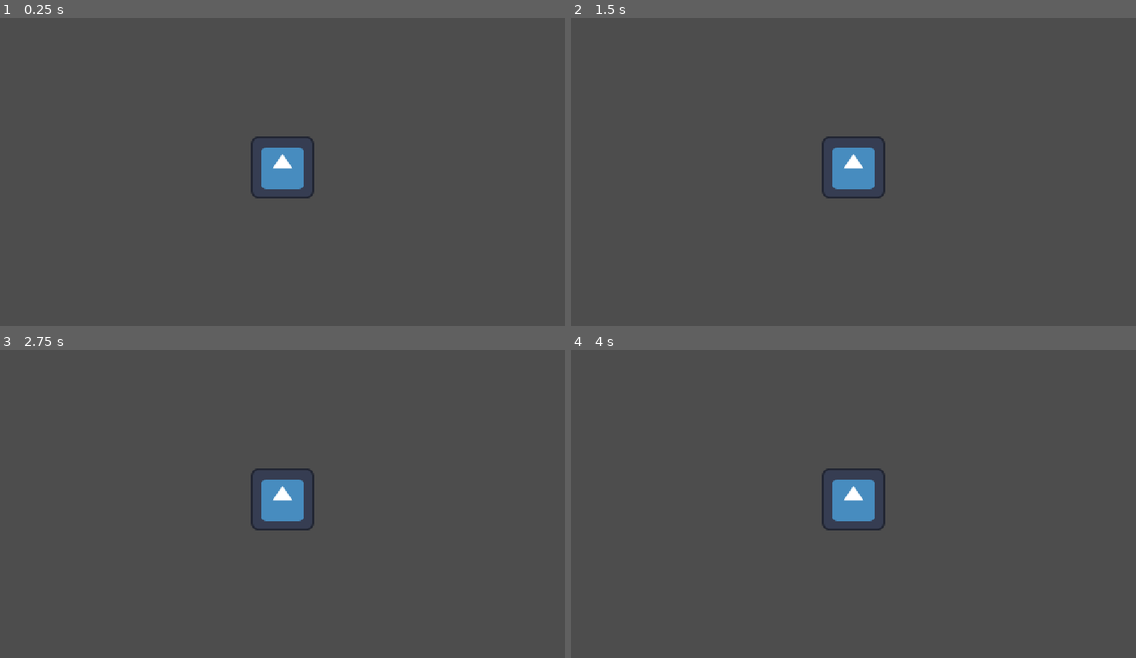
Above: before the commit, frames 1-4 (two rows, left to right).
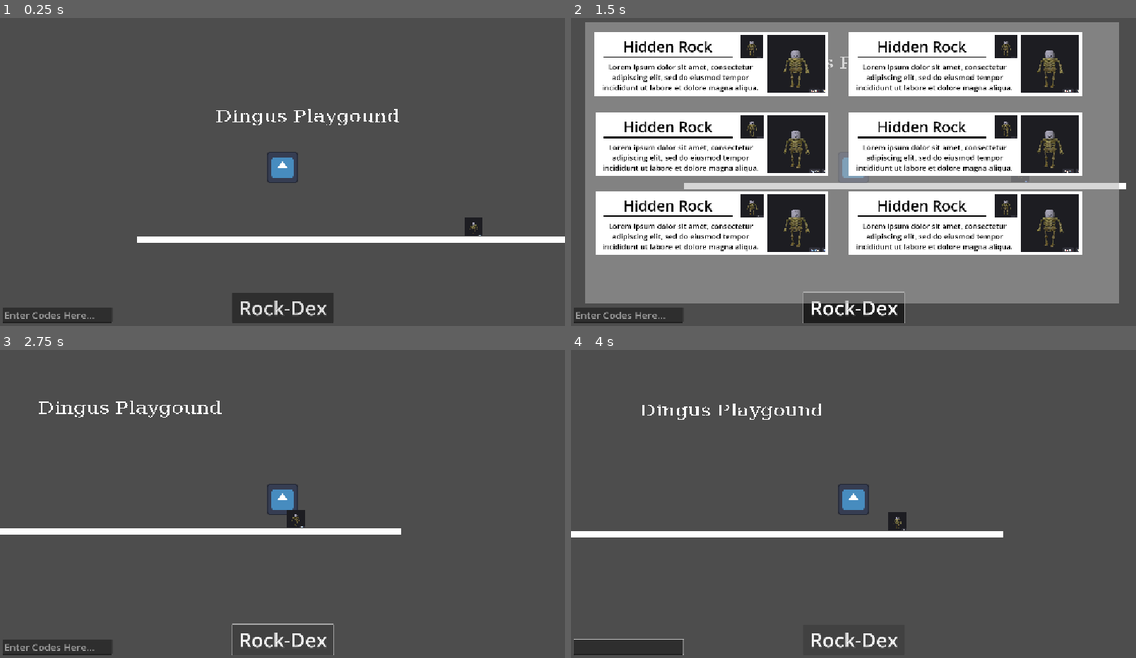
Above: after the commit, the same moments.

Repository: CISC104-F26/project5-Hunter
Game: Godot game, scene res://main_scene.tscn
Same seed, same stepped clock (60 frames per second), same inputs: the game is played once before the commit and once after it. Before the commit the project has no main scene; this scene is started directly in both runs. The engine's default icon, where the game draws it, is replaced by a stand-in: a white triangle on a blue panel in a dark square.
Inputs (mouse positions are in pixels of both pictures, inside the frame that each line leads up to):
- Up to frame 1 (0.25 s): no input
- Up to frame 2 (1.5 s): click (853, 307) at 0.5 s, where only the run after the commit has a clickable "Rock-Dex"; tap Enter (ui_accept) at 1.25, 1.35 s; hold Right (ui_right) from 1.28 s (still down)
- Up to frame 3 (2.75 s): keep holding Right (ui_right); tap Space (jump, bound only after the commit) at 1.52, 1.55, 1.82, 2.1, 2.27, 2.57 s; tap Enter (ui_accept) at 2.3 s
- Up to frame 4 (4 s): release Right (ui_right) at 2.78 s; hold Left (ui_left) 2.78-3.53 s; tap Enter (ui_accept) at 2.85, 3.6 s; tap Space (jump, bound only after the commit) at 3.05, 3.77 s; hold Right (ui_right) from 3.53 s (still down)

The runs differ from the first frame. In frame 1, 5.8% of the frame differs, in the area x 0-100%, y 29-100%; in frame 2, 88%, in the area x 0-99%, y 1-100%; in frame 3, 4.3%; in frame 4, 4.5%.

Commit message:
wow thats alot
patch notes:
various things
etc.

Diff:
--- /dev/null
+++ b/final-project-make-a-game/camera_2d.gd
@@ -0,0 +1,13 @@
+extends Camera2D
+
+
+# Called when the node enters the scene tree for the first time.
+func _ready() -> void:
+	pass # Replace with function body.
+
+
+# Called every frame. 'delta' is the elapsed time since the previous frame.
+func _process(delta: float) -> void:
+	if Input.is_action_pressed("left"):
+		# position.x -= 50
+		pass
--- /dev/null
+++ b/final-project-make-a-game/game_ui.tscn
@@ -0,0 +1,31 @@
+[gd_scene format=3 uid="uid://8u08r54j4wu7"]
+
+[node name="GameUi" type="Control" unique_id=935865849]
+layout_mode = 3
+anchors_preset = 15
+anchor_right = 1.0
+anchor_bottom = 1.0
+grow_horizontal = 2
+grow_vertical = 2
+
+[node name="Camera2D" type="Camera2D" parent="." unique_id=1617186762]
+visible = false
+zoom = Vector2(0.5, 0.5)
+
+[node name="Button" type="Button" parent="." unique_id=974243128]
+layout_mode = 0
+offset_left = -205.0
+offset_top = 511.0
+offset_right = 209.0
+offset_bottom = 635.0
+theme_override_font_sizes/font_size = 80
+text = "Rock-Dex"
+
+[node name="LineEdit" type="LineEdit" parent="." unique_id=981712906]
+layout_mode = 0
+offset_left = -1139.0
+offset_top = 572.0
+offset_right = -694.0
+offset_bottom = 635.0
+theme_override_font_sizes/font_size = 40
+placeholder_text = "Enter Codes Here..."
--- /dev/null
+++ b/final-project-make-a-game/index.tscn
@@ -0,0 +1,394 @@
+[gd_scene format=3 uid="uid://c8q280uhef2ib"]
+
+[ext_resource type="Texture2D" uid="uid://d02ik5j8d1fj4" path="res://Screenshot 2025-03-10 235007.png" id="1_356j3"]
+
+[node name="Index" type="Control" unique_id=990437416]
+layout_mode = 3
+anchor_left = -0.99700004
+anchor_top = -1.001
+anchor_right = 1.0
+anchor_bottom = 1.0
+offset_left = 1148.5441
+offset_top = 648.648
+grow_horizontal = 2
+grow_vertical = 2
+
+[node name="Background" type="ColorRect" parent="." unique_id=1150143505]
+z_index = 10
+layout_mode = 0
+offset_left = -1092.0
+offset_top = -594.0
+offset_right = 1083.0
+offset_bottom = 554.0
+color = Color(0.6955032, 0.6955031, 0.6955031, 0.5294118)
+
+[node name="RockLabel2" type="ColorRect" parent="Background" unique_id=2128077513]
+z_index = 10
+layout_mode = 0
+offset_left = 1074.0
+offset_top = 41.0
+offset_right = 2026.0
+offset_bottom = 301.0
+
+[node name="Name" type="RichTextLabel" parent="Background/RockLabel2" unique_id=176814867]
+layout_mode = 0
+offset_left = 16.0
+offset_top = 16.0
+offset_right = 579.0
+offset_bottom = 108.0
+theme_override_colors/default_color = Color(0, 0, 0, 1)
+theme_override_font_sizes/normal_font_size = 60
+text = "Hidden Rock"
+horizontal_alignment = 1
+
+[node name="Hint" type="RichTextLabel" parent="Background/RockLabel2" unique_id=1351970339]
+layout_mode = 0
+offset_left = 14.0
+offset_top = 117.0
+offset_right = 686.0
+offset_bottom = 249.0
+theme_override_colors/default_color = Color(0, 0, 0, 1)
+theme_override_font_sizes/normal_font_size = 30
+text = "Lorem ipsum dolor sit amet, consectetur adipiscing elit, sed do eiusmod tempor incididunt ut labore et dolore magna aliqua."
+horizontal_alignment = 1
+vertical_alignment = 1
+
+[node name="Texture" type="TextureRect" parent="Background/RockLabel2" unique_id=658633529]
+layout_mode = 0
+offset_left = 703.0
+offset_top = 11.0
+offset_right = 939.25946
+offset_bottom = 247.0
+texture = ExtResource("1_356j3")
+expand_mode = 1
+
+[node name="Difficulty" type="TextureRect" parent="Background/RockLabel2" unique_id=357171431]
+layout_mode = 0
+offset_left = 594.0
+offset_top = 11.0
+offset_right = 688.1034
+offset_bottom = 105.0
+texture = ExtResource("1_356j3")
+expand_mode = 1
+
+[node name="Deco" type="ColorRect" parent="Background/RockLabel2" unique_id=1622694996]
+layout_mode = 0
+offset_left = 36.0
+offset_top = 98.0
+offset_right = 560.0
+offset_bottom = 104.0
+color = Color(0, 0, 0, 1)
+
+[node name="RockLabel1" type="ColorRect" parent="Background" unique_id=878194987]
+z_index = 10
+layout_mode = 0
+offset_left = 38.0
+offset_top = 41.0
+offset_right = 990.0
+offset_bottom = 301.0
+
+[node name="Name" type="RichTextLabel" parent="Background/RockLabel1" unique_id=1430700392]
+z_index = 10
+layout_mode = 0
+offset_left = 16.0
+offset_top = 16.0
+offset_right = 579.0
+offset_bottom = 108.0
+theme_override_colors/default_color = Color(0, 0, 0, 1)
+theme_override_font_sizes/normal_font_size = 60
+text = "Hidden Rock"
+horizontal_alignment = 1
+
+[node name="Hint" type="RichTextLabel" parent="Background/RockLabel1" unique_id=220656046]
+z_index = 10
+layout_mode = 0
+offset_left = 14.0
+offset_top = 117.0
+offset_right = 686.0
+offset_bottom = 249.0
+theme_override_colors/default_color = Color(0, 0, 0, 1)
+theme_override_font_sizes/normal_font_size = 30
+text = "Lorem ipsum dolor sit amet, consectetur adipiscing elit, sed do eiusmod tempor incididunt ut labore et dolore magna aliqua."
+horizontal_alignment = 1
+vertical_alignment = 1
+
+[node name="Texture" type="TextureRect" parent="Background/RockLabel1" unique_id=1439845043]
+z_index = 10
+layout_mode = 0
+offset_left = 703.0
+offset_top = 11.0
+offset_right = 939.25946
+offset_bottom = 247.0
+texture = ExtResource("1_356j3")
+expand_mode = 1
+
+[node name="Difficulty" type="TextureRect" parent="Background/RockLabel1" unique_id=166162343]
+z_index = 10
+layout_mode = 0
+offset_left = 594.0
+offset_top = 11.0
+offset_right = 688.1034
+offset_bottom = 105.0
+texture = ExtResource("1_356j3")
+expand_mode = 1
+
+[node name="Deco" type="ColorRect" parent="Background/RockLabel1" unique_id=1353083150]
+z_index = 10
+layout_mode = 0
+offset_left = 36.0
+offset_top = 98.0
+offset_right = 560.0
+offset_bottom = 104.0
+color = Color(0, 0, 0, 1)
+
+[node name="RockLabel3" type="ColorRect" parent="Background" unique_id=1117493185]
+z_index = 10
+layout_mode = 0
+offset_left = 39.0
+offset_top = 369.0
+offset_right = 991.0
+offset_bottom = 629.0
+
+[node name="Name" type="RichTextLabel" parent="Background/RockLabel3" unique_id=1251119707]
+z_index = 10
+layout_mode = 0
+offset_left = 16.0
+offset_top = 16.0
+offset_right = 579.0
+offset_bottom = 108.0
+theme_override_colors/default_color = Color(0, 0, 0, 1)
+theme_override_font_sizes/normal_font_size = 60
+text = "Hidden Rock"
+horizontal_alignment = 1
+
+[node name="Hint" type="RichTextLabel" parent="Background/RockLabel3" unique_id=1699216527]
+z_index = 10
+layout_mode = 0
+offset_left = 14.0
+offset_top = 117.0
+offset_right = 686.0
+offset_bottom = 249.0
+theme_override_colors/default_color = Color(0, 0, 0, 1)
+theme_override_font_sizes/normal_font_size = 30
+text = "Lorem ipsum dolor sit amet, consectetur adipiscing elit, sed do eiusmod tempor incididunt ut labore et dolore magna aliqua."
+horizontal_alignment = 1
+vertical_alignment = 1
+
+[node name="Texture" type="TextureRect" parent="Background/RockLabel3" unique_id=535968954]
+z_index = 10
+layout_mode = 0
+offset_left = 703.0
+offset_top = 11.0
+offset_right = 939.25946
+offset_bottom = 247.0
+texture = ExtResource("1_356j3")
+expand_mode = 1
+
+[node name="Difficulty" type="TextureRect" parent="Background/RockLabel3" unique_id=591429785]
+z_index = 10
+layout_mode = 0
+offset_left = 594.0
+offset_top = 11.0
+offset_right = 688.1034
+offset_bottom = 105.0
+texture = ExtResource("1_356j3")
+expand_mode = 1
+
+[node name="Deco" type="ColorRect" parent="Background/RockLabel3" unique_id=840710899]
+z_index = 10
+layout_mode = 0
+offset_left = 36.0
+offset_top = 98.0
+offset_right = 560.0
+offset_bottom = 104.0
+color = Color(0, 0, 0, 1)
+
+[node name="RockLabel4" type="ColorRect" parent="Background" unique_id=1898159251]
+z_index = 10
+layout_mode = 0
+offset_left = 1074.0
+offset_top = 369.0
+offset_right = 2026.0
+offset_bottom = 629.0
+
+[node name="Name" type="RichTextLabel" parent="Background/RockLabel4" unique_id=41366260]
+z_index = 10
+layout_mode = 0
+offset_left = 16.0
+offset_top = 16.0
+offset_right = 579.0
+offset_bottom = 108.0
+theme_override_colors/default_color = Color(0, 0, 0, 1)
+theme_override_font_sizes/normal_font_size = 60
+text = "Hidden Rock"
+horizontal_alignment = 1
+
+[node name="Hint" type="RichTextLabel" parent="Background/RockLabel4" unique_id=817188216]
+z_index = 10
+layout_mode = 0
+offset_left = 14.0
+offset_top = 117.0
+offset_right = 686.0
+offset_bottom = 249.0
+theme_override_colors/default_color = Color(0, 0, 0, 1)
+theme_override_font_sizes/normal_font_size = 30
+text = "Lorem ipsum dolor sit amet, consectetur adipiscing elit, sed do eiusmod tempor incididunt ut labore et dolore magna aliqua."
+horizontal_alignment = 1
+vertical_alignment = 1
+
+[node name="Texture" type="TextureRect" parent="Background/RockLabel4" unique_id=734644113]
+z_index = 10
+layout_mode = 0
+offset_left = 703.0
+offset_top = 11.0
+offset_right = 939.25946
+offset_bottom = 247.0
+texture = ExtResource("1_356j3")
+expand_mode = 1
+
+[node name="Difficulty" type="TextureRect" parent="Background/RockLabel4" unique_id=1289913302]
+z_index = 10
+layout_mode = 0
+offset_left = 594.0
+offset_top = 11.0
+offset_right = 688.1034
+offset_bottom = 105.0
+texture = ExtResource("1_356j3")
+expand_mode = 1
+
+[node name="Deco" type="ColorRect" parent="Background/RockLabel4" unique_id=189838408]
+z_index = 10
+layout_mode = 0
+offset_left = 36.0
+offset_top = 98.0
+offset_right = 560.0
+offset_bottom = 104.0
+color = Color(0, 0, 0, 1)
+
+[node name="RockLabel5" type="ColorRect" parent="Background" unique_id=976375325]
+z_index = 10
+layout_mode = 0
+offset_left = 39.0
+offset_top = 691.0
+offset_right = 991.0
+offset_bottom = 951.0
+
+[node name="Name" type="RichTextLabel" parent="Background/RockLabel5" unique_id=470245914]
+z_index = 10
+layout_mode = 0
+offset_left = 16.0
+offset_top = 16.0
+offset_right = 579.0
+offset_bottom = 108.0
+theme_override_colors/default_color = Color(0, 0, 0, 1)
+theme_override_font_sizes/normal_font_size = 60
+text = "Hidden Rock"
+horizontal_alignment = 1
+
+[node name="Hint" type="RichTextLabel" parent="Background/RockLabel5" unique_id=1610947722]
+z_index = 10
+layout_mode = 0
+offset_left = 14.0
+offset_top = 117.0
+offset_right = 686.0
+offset_bottom = 249.0
+theme_override_colors/default_color = Color(0, 0, 0, 1)
+theme_override_font_sizes/normal_font_size = 30
+text = "Lorem ipsum dolor sit amet, consectetur adipiscing elit, sed do eiusmod tempor incididunt ut labore et dolore magna aliqua."
+horizontal_alignment = 1
+vertical_alignment = 1
+
+[node name="Texture" type="TextureRect" parent="Background/RockLabel5" unique_id=1161521848]
+z_index = 10
+layout_mode = 0
+offset_left = 703.0
+offset_top = 11.0
+offset_right = 939.25946
+offset_bottom = 247.0
+texture = ExtResource("1_356j3")
+expand_mode = 1
+
+[node name="Difficulty" type="TextureRect" parent="Background/RockLabel5" unique_id=690102687]
+z_index = 10
+layout_mode = 0
+offset_left = 594.0
+offset_top = 11.0
+offset_right = 688.1034
+offset_bottom = 105.0
+texture = ExtResource("1_356j3")
+expand_mode = 1
+
+[node name="Deco" type="ColorRect" parent="Background/RockLabel5" unique_id=310465930]
+z_index = 10
+layout_mode = 0
+offset_left = 36.0
+offset_top = 98.0
+offset_right = 560.0
+offset_bottom = 104.0
+color = Color(0, 0, 0, 1)
+
+[node name="RockLabel6" type="ColorRect" parent="Background" unique_id=1965236214]
+z_index = 10
+layout_mode = 0
+offset_left = 1074.0
+offset_top = 691.0
+offset_right = 2026.0
+offset_bottom = 951.0
+
+[node name="Name" type="RichTextLabel" parent="Background/RockLabel6" unique_id=1894490627]
+z_index = 10
+layout_mode = 0
+offset_left = 16.0
+offset_top = 16.0
+offset_right = 579.0
+offset_bottom = 108.0
+theme_override_colors/default_color = Color(0, 0, 0, 1)
+theme_override_font_sizes/normal_font_size = 60
+text = "Hidden Rock"
+horizontal_alignment = 1
+
+[node name="Hint" type="RichTextLabel" parent="Background/RockLabel6" unique_id=666128031]
+z_index = 10
+layout_mode = 0
+offset_left = 14.0
+offset_top = 117.0
+offset_right = 686.0
+offset_bottom = 249.0
+theme_override_colors/default_color = Color(0, 0, 0, 1)
+theme_override_font_sizes/normal_font_size = 30
+text = "Lorem ipsum dolor sit amet, consectetur adipiscing elit, sed do eiusmod tempor incididunt ut labore et dolore magna aliqua."
+horizontal_alignment = 1
+vertical_alignment = 1
+
+[node name="Texture" type="TextureRect" parent="Background/RockLabel6" unique_id=943759945]
+z_index = 10
+layout_mode = 0
+offset_left = 703.0
+offset_top = 11.0
+offset_right = 939.25946
+offset_bottom = 247.0
+texture = ExtResource("1_356j3")
+expand_mode = 1
+
+[node name="Difficulty" type="TextureRect" parent="Background/RockLabel6" unique_id=875621184]
+z_index = 10
+layout_mode = 0
+offset_left = 594.0
+offset_top = 11.0
+offset_right = 688.1034
+offset_bottom = 105.0
+texture = ExtResource("1_356j3")
+expand_mode = 1
+
+[node name="Deco" type="ColorRect" parent="Background/RockLabel6" unique_id=92838583]
+z_index = 10
+layout_mode = 0
+offset_left = 36.0
+offset_top = 98.0
+offset_right = 560.0
+offset_bottom = 104.0
+color = Color(0, 0, 0, 1)
+
+[node name="Camera2D" type="Camera2D" parent="." unique_id=1294556865]
+visible = false
+zoom = Vector2(0.5, 0.5)
--- a/final-project-make-a-game/main_scene.tscn
+++ b/final-project-make-a-game/main_scene.tscn
@@ -2,14 +2,71 @@
 
 [ext_resource type="Script" uid="uid://hnfubwooqarq" path="res://player.gd" id="1_2c62f"]
 [ext_resource type="Texture2D" uid="uid://cjvlkx0d4uk7f" path="res://icon.svg" id="2_gyfs4"]
+[ext_resource type="PackedScene" uid="uid://c8q280uhef2ib" path="res://index.tscn" id="3_d5x1h"]
+[ext_resource type="Texture2D" uid="uid://d02ik5j8d1fj4" path="res://Screenshot 2025-03-10 235007.png" id="3_gyfs4"]
+[ext_resource type="Script" uid="uid://rdmvnp83mat1" path="res://camera_2d.gd" id="3_hq1ik"]
+[ext_resource type="PackedScene" uid="uid://8u08r54j4wu7" path="res://game_ui.tscn" id="5_8mm7a"]
+
+[sub_resource type="RectangleShape2D" id="RectangleShape2D_g4gaj"]
+size = Vector2(21, 675)
+
+[sub_resource type="BoxMesh" id="BoxMesh_ra2i3"]
+
+[sub_resource type="RectangleShape2D" id="RectangleShape2D_2c62f"]
+size = Vector2(1804, 25)
 
 [sub_resource type="RectangleShape2D" id="RectangleShape2D_ra2i3"]
 size = Vector2(128, 128)
 
+[sub_resource type="FontFile" id="FontFile_hq1ik"]
+cache/0/variation_coordinates = {}
+cache/0/face_index = 0
+cache/0/embolden = 0.0
+cache/0/transform = Transform2D(1, 0, 0, 1, 0, 0)
+cache/0/spacing_top = 0
+cache/0/spacing_bottom = 0
+cache/0/spacing_space = 0
+cache/0/spacing_glyph = 0
+cache/0/baseline_offset = 0.0
+cache/0/16/0/ascent = 0.0
+cache/0/16/0/descent = 0.0
+cache/0/16/0/underline_position = 0.0
+cache/0/16/0/underline_thickness = 0.0
+cache/0/16/0/scale = 1.0
+
+[sub_resource type="TextMesh" id="TextMesh_ra2i3"]
+text = "Dingus Playgound"
+font = SubResource("FontFile_hq1ik")
+
+[sub_resource type="RectangleShape2D" id="RectangleShape2D_otjlk"]
+size = Vector2(73, 72.5)
+
+[sub_resource type="RectangleShape2D" id="RectangleShape2D_gyfs4"]
+size = Vector2(146, 163)
+
 [node name="Node2D" type="Node2D" unique_id=236159428]
 
+[node name="Static Body Folder" type="Node" parent="." unique_id=2091817908]
+
+[node name="StaticBody2D" type="StaticBody2D" parent="Static Body Folder" unique_id=90933740]
+
+[node name="CollisionShape2D" type="CollisionShape2D" parent="Static Body Folder/StaticBody2D" unique_id=2027653812]
+position = Vector2(0.5, 327.5)
+shape = SubResource("RectangleShape2D_g4gaj")
+
+[node name="StaticBody2D2" type="StaticBody2D" parent="Static Body Folder" unique_id=1494731567]
+
+[node name="MeshInstance2D" type="MeshInstance2D" parent="Static Body Folder/StaticBody2D2" unique_id=695532369]
+position = Vector2(884, 648.625)
+scale = Vector2(1804, 25.249975)
+mesh = SubResource("BoxMesh_ra2i3")
+
+[node name="CollisionShape2D" type="CollisionShape2D" parent="Static Body Folder/StaticBody2D2" unique_id=1036119855]
+position = Vector2(883, 647.5)
+shape = SubResource("RectangleShape2D_2c62f")
+
 [node name="Player" type="CharacterBody2D" parent="." unique_id=762714921]
-position = Vector2(505, 440)
+position = Vector2(575, 323)
 script = ExtResource("1_2c62f")
 
 [node name="Sprite2D" type="Sprite2D" parent="Player" unique_id=1784517068]
@@ -19,3 +76,47 @@
 shape = SubResource("RectangleShape2D_ra2i3")
 
 [node name="Camera2D" type="Camera2D" parent="Player" unique_id=895102182]
+zoom = Vector2(0.5, 0.5)
+script = ExtResource("3_hq1ik")
+
+[node name="Index" parent="Player" unique_id=990437416 instance=ExtResource("3_d5x1h")]
+visible = false
+offset_left = -0.7279663
+offset_top = 1.3240051
+offset_right = -0.7279663
+offset_bottom = 1.3240051
+
+[node name="GameUi" parent="Player" unique_id=935865849 instance=ExtResource("5_8mm7a")]
+
+[node name="Button" parent="Player/GameUi" index="1" unique_id=974243128]
+toggle_mode = true
+action_mode = 0
+
+[node name="Text" type="MeshInstance2D" parent="." unique_id=1615888461]
+position = Vector2(680, 147)
+scale = Vector2(508.8354, -406.24985)
+mesh = SubResource("TextMesh_ra2i3")
+
+[node name="Secret1" type="Area2D" parent="." unique_id=1809021317]
+
+[node name="Sprite2D" type="Sprite2D" parent="Secret1" unique_id=1580850410]
+position = Vector2(1355, 594.5)
+scale = Vector2(0.2078653, 0.18387912)
+texture = ExtResource("3_gyfs4")
+
+[node name="CollisionShape2D" type="CollisionShape2D" parent="Secret1" unique_id=426927791]
+position = Vector2(1354.5, 594.25)
+shape = SubResource("RectangleShape2D_otjlk")
+
+[node name="Secret2" type="Area2D" parent="." unique_id=886892439]
+
+[node name="CollisionShape2D" type="CollisionShape2D" parent="Secret2" unique_id=918984723]
+position = Vector2(1618, 498)
+shape = SubResource("RectangleShape2D_gyfs4")
+
+[connection signal="toggled" from="Player/GameUi/Button" to="Player" method="_on_button_toggled"]
+[connection signal="body_entered" from="Secret1" to="Player" method="_on_secret_1_body_entered"]
+[connection signal="body_entered" from="Secret2" to="Player" method="_on_secret_2_body_entered"]
+
+[editable path="Player/Index"]
+[editable path="Player/GameUi"]
--- /dev/null
+++ b/final-project-make-a-game/menu.tscn
@@ -0,0 +1,27 @@
+[gd_scene format=3 uid="uid://ulcpfp7hk8qd"]
+
+[node name="Menu" type="Control" unique_id=391373488]
+layout_mode = 3
+anchors_preset = 15
+anchor_right = 1.0
+anchor_bottom = 1.0
+grow_horizontal = 2
+grow_vertical = 2
+
+[node name="Logo [REPLACE]" type="Label" parent="." unique_id=1358562970]
+layout_mode = 0
+offset_left = 349.0
+offset_top = 102.0
+offset_right = 828.0
+offset_bottom = 185.0
+theme_override_font_sizes/font_size = 60
+text = "FIND THE ROCKS"
+
+[node name="Button" type="Button" parent="." unique_id=906162230]
+layout_mode = 0
+offset_left = 429.0
+offset_top = 406.0
+offset_right = 672.0
+offset_bottom = 551.0
+theme_override_font_sizes/font_size = 100
+text = "Start"
--- a/final-project-make-a-game/player.gd
+++ b/final-project-make-a-game/player.gd
@@ -1,8 +1,12 @@
 extends CharacterBody2D
 
+	# Constants
+const SPEED = 500.0
+const JUMP_VELOCITY = -400.0
 
-const SPEED = 300.0
-const JUMP_VELOCITY = -400.0
+	# Collection
+var collected_test_1 = false
+var collected_test_2 = false
 
 
 func _physics_process(delta: float) -> void:
@@ -11,15 +15,44 @@
 		velocity += get_gravity() * delta
 
 	# Handle jump.
-	if Input.is_action_just_pressed("ui_accept") and is_on_floor():
+	if Input.is_action_just_pressed("jump") and is_on_floor():
 		velocity.y = JUMP_VELOCITY
 
 	# Get the input direction and handle the movement/deceleration.
 	# As good practice, you should replace UI actions with custom gameplay actions.
-	var direction := Input.get_axis("ui_left", "ui_right")
+	var direction := Input.get_axis("left", "right")
 	if direction:
 		velocity.x = direction * SPEED
 	else:
 		velocity.x = move_toward(velocity.x, 0, SPEED)
 
 	move_and_slide()
+
+# handles rock 1
+func _on_secret_1_body_entered(body: Node2D) -> void:
+	if not collected_test_1:
+		print("Yed it work")
+		$"Index/Background/RockLabel1".color = Color(0.0, 0.706, 0.0, 1.0)
+
+		collected_test_1 = true
+
+# handles rock 2
+func _on_secret_2_body_entered(body: Node2D) -> void:
+	if not collected_test_2:
+		print("Yed it work 2")
+		$"Index/Background/RockLabel2".color = Color(0.0, 0.706, 0.0, 1.0)
+
+		collected_test_2 = true
+
+
+
+func _on_exit_pressed() -> void:
+	$Index.hide()
+	_on_button_toggled(true)
+
+
+func _on_button_toggled(toggled_on: bool) -> void:
+	if toggled_on:
+		$Index.show()
+	if not toggled_on:
+		$Index.hide()
--- a/final-project-make-a-game/project.godot
+++ b/final-project-make-a-game/project.godot
@@ -11,6 +11,7 @@
 [application]
 
 config/name="final_project_make_a_game"
+run/main_scene="uid://bu8ppkrot11wm"
 config/features=PackedStringArray("4.7", "GL Compatibility")
 config/icon="res://icon.svg"
 
@@ -18,6 +19,42 @@
 
 window/stretch/mode="canvas_items"
 window/stretch/aspect="expand"
+
+[input]
+
+ui_accept={
+"deadzone": 0.5,
+"events": [Object(InputEventKey,"resource_local_to_scene":false,"resource_name":"","device":16,"window_id":0,"alt_pressed":false,"shift_pressed":false,"ctrl_pressed":false,"meta_pressed":false,"pressed":false,"keycode":4194309,"physical_keycode":0,"key_label":0,"unicode":0,"location":0,"echo":false,"script":null)
+, Object(InputEventKey,"resource_local_to_scene":false,"resource_name":"","device":16,"window_id":0,"alt_pressed":false,"shift_pressed":false,"ctrl_pressed":false,"meta_pressed":false,"pressed":false,"keycode":4194310,"physical_keycode":0,"key_label":0,"unicode":0,"location":0,"echo":false,"script":null)
+]
+}
+ui_select={
+"deadzone": 0.5,
+"events": [Object(InputEventJoypadButton,"resource_local_to_scene":false,"resource_name":"","device":-1,"button_index":3,"pressure":0.0,"pressed":false,"script":null)
+]
+}
+left={
+"deadzone": 0.2,
+"events": [Object(InputEventKey,"resource_local_to_scene":false,"resource_name":"","device":-1,"window_id":0,"alt_pressed":false,"shift_pressed":false,"ctrl_pressed":false,"meta_pressed":false,"pressed":false,"keycode":0,"physical_keycode":4194319,"key_label":0,"unicode":0,"location":0,"echo":false,"script":null)
+, Object(InputEventKey,"resource_local_to_scene":false,"resource_name":"","device":-1,"window_id":0,"alt_pressed":false,"shift_pressed":false,"ctrl_pressed":false,"meta_pressed":false,"pressed":false,"keycode":0,"physical_keycode":65,"key_label":0,"unicode":97,"location":0,"echo":false,"script":null)
+]
+}
+right={
+"deadzone": 0.2,
+"events": [Object(InputEventKey,"resource_local_to_scene":false,"resource_name":"","device":-1,"window_id":0,"alt_pressed":false,"shift_pressed":false,"ctrl_pressed":false,"meta_pressed":false,"pressed":false,"keycode":0,"physical_keycode":4194321,"key_label":0,"unicode":0,"location":0,"echo":false,"script":null)
+, Object(InputEventKey,"resource_local_to_scene":false,"resource_name":"","device":-1,"window_id":0,"alt_pressed":false,"shift_pressed":false,"ctrl_pressed":false,"meta_pressed":false,"pressed":false,"keycode":0,"physical_keycode":68,"key_label":0,"unicode":100,"location":0,"echo":false,"script":null)
+]
+}
+jump={
+"deadzone": 0.2,
+"events": [Object(InputEventKey,"resource_local_to_scene":false,"resource_name":"","device":-1,"window_id":0,"alt_pressed":false,"shift_pressed":false,"ctrl_pressed":false,"meta_pressed":false,"pressed":false,"keycode":0,"physical_keycode":32,"key_label":0,"unicode":32,"location":0,"echo":false,"script":null)
+]
+}
+reset={
+"deadzone": 0.2,
+"events": [Object(InputEventKey,"resource_local_to_scene":false,"resource_name":"","device":-1,"window_id":0,"alt_pressed":false,"shift_pressed":false,"ctrl_pressed":false,"meta_pressed":false,"pressed":false,"keycode":0,"physical_keycode":82,"key_label":0,"unicode":114,"location":0,"echo":false,"script":null)
+]
+}
 
 [physics]
 
Binary file added: final-project-make-a-game/Screenshot 2025-03-10 235007.png
Not shown, added: final-project-make-a-game/Screenshot 2025-03-10 235007.png.import
Not shown, added: final-project-make-a-game/camera_2d.gd.uid
